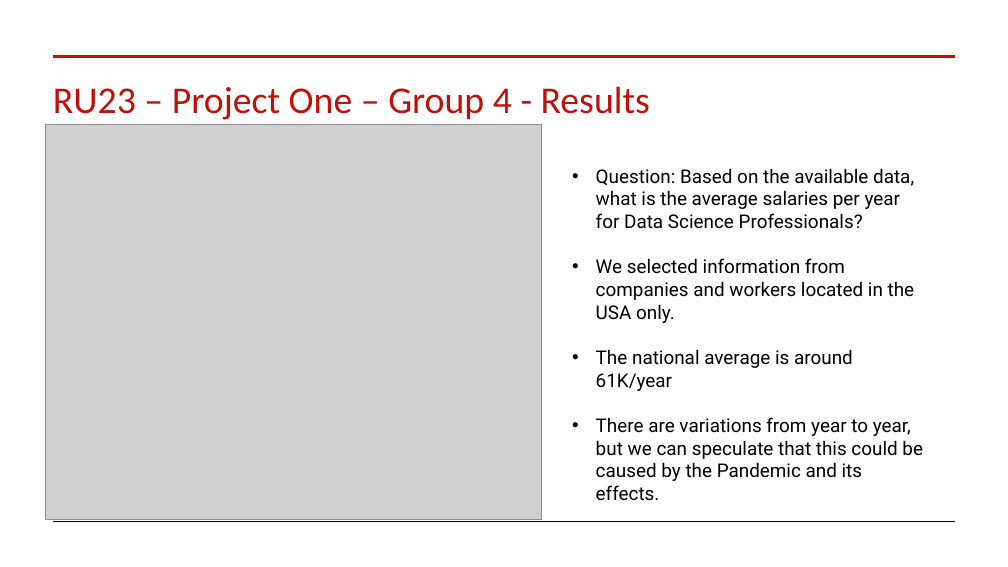
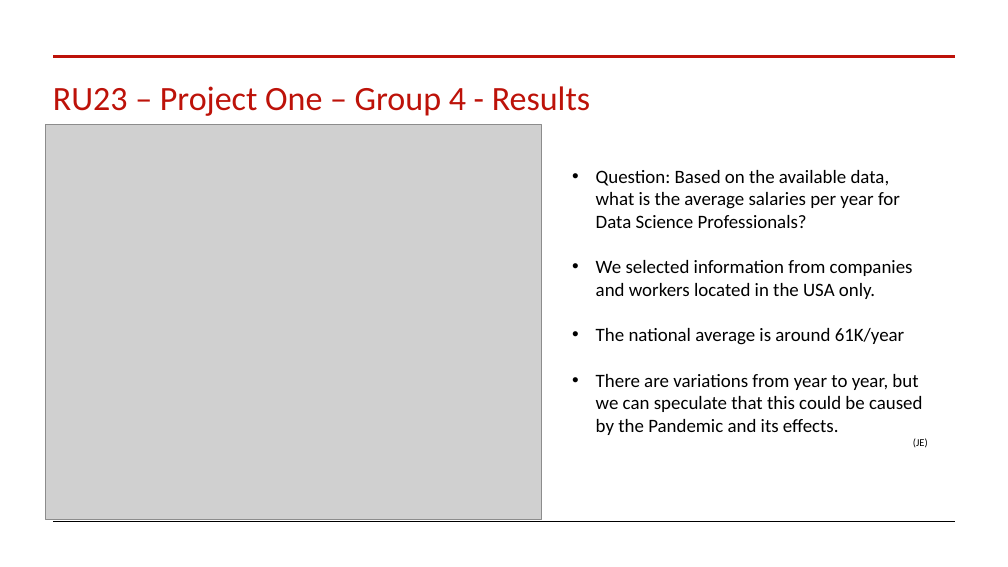
Before and after one commit to joseeneas/RB_Module_08_Project_01, a slide deck: slide 2 of rut23-project-one/ProjectOne-Group4-ProjectResults.pptx. Drawn at 1008x567 pixels with LibreOffice and Linux fonts; fonts in the diff are those of the drawing; grey boxes stand for pictures. Boxes give left, top, right and bottom in pixels: in the first picture for what was removed or moved away, otherwise in the second. Text is boxed around its words. In the diff, an @@ line names an element or a change of style, - is before the commit and + after.

```diff
--- a/rut23-project-one/ProjectOne-Group4-ProjectResults.pptx
+++ b/rut23-project-one/ProjectOne-Group4-ProjectResults.pptx
@@ title "RU23 – Project One – ..." at bbox=[53, 86, 590, 116]: size 36 to 32.4 pt @@
@@ text at bbox=[596, 170, 923, 435]: font Roboto to Calibri @@
@@ text at bbox=[913, 438, 928, 448]: paragraph added @@
+(JE)
```
Also in this commit, not shown: 6 other slides changed, 2 slides added.
